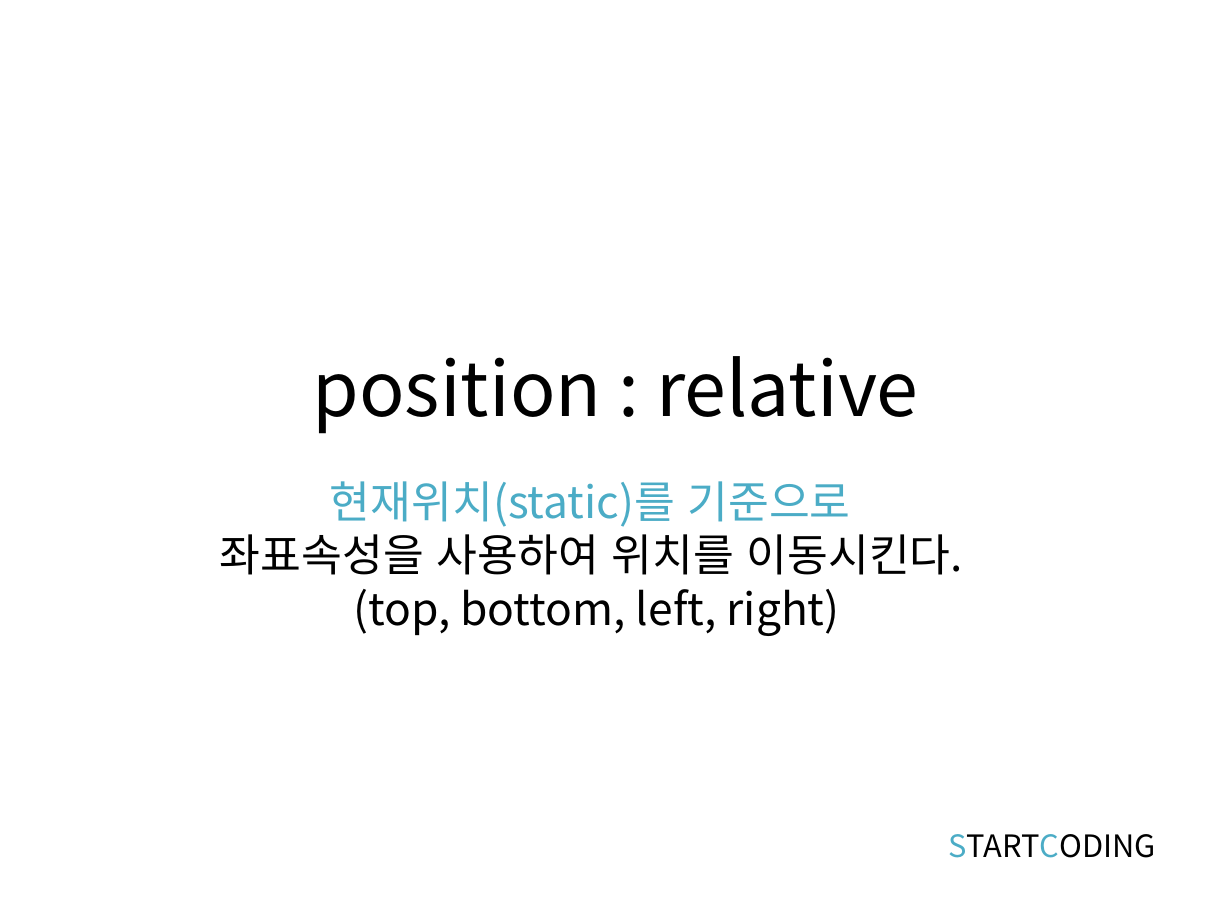
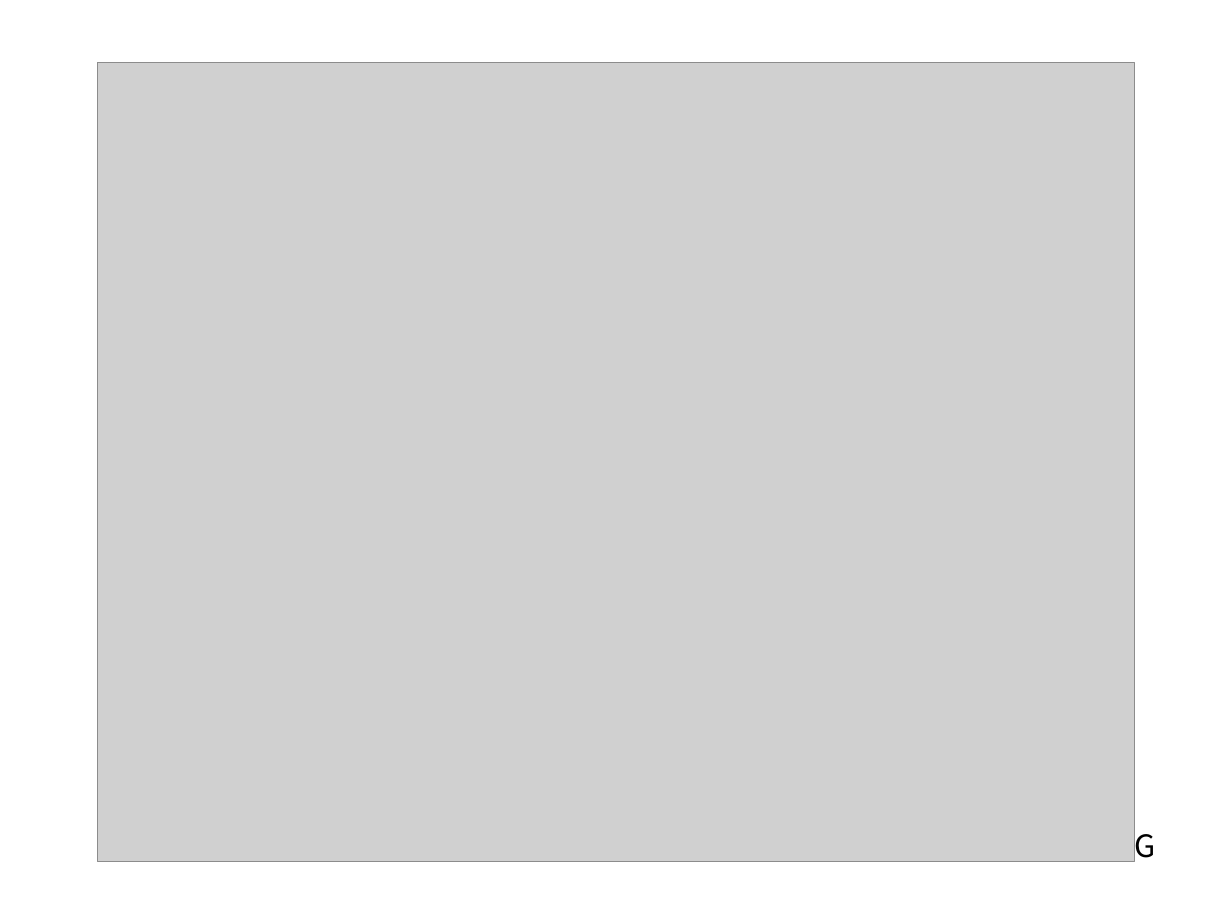
Before and after one commit to kwonkijun/web, a slide deck: slide 7 of 프론트엔드기초(PPT)/CSS3 7강_CSS 플로트.pptx (slide 5 before the commit). Drawn at 1232x924 pixels with LibreOffice and Linux fonts; fonts in the diff are those of the drawing; grey boxes stand for pictures. Boxes give left, top, right and bottom in pixels: in the first picture for what was removed or moved away, otherwise in the second. Text is boxed around its words. In the diff, an @@ line names an element or a change of style, - is before the commit and + after.

```diff
--- a/프론트엔드기초(PPT)/CSS3 7강_CSS 플로트.pptx
+++ b/프론트엔드기초(PPT)/CSS3 7강_CSS 플로트.pptx
@@ picture added at (97, 63, 1135, 862) @@
@@ title removed at (313, 356, 918, 434) @@
-position : relative
@@ text removed at (220, 481, 963, 636) @@
-현재위치(static)를 기준으로
-좌표속성을 사용하여 위치를 이동시킨다.
-(top, bottom, left, right)
```
Also in this commit, not shown: 4 other slides changed, 3 slides added, 3 slides removed, 34 other files.
